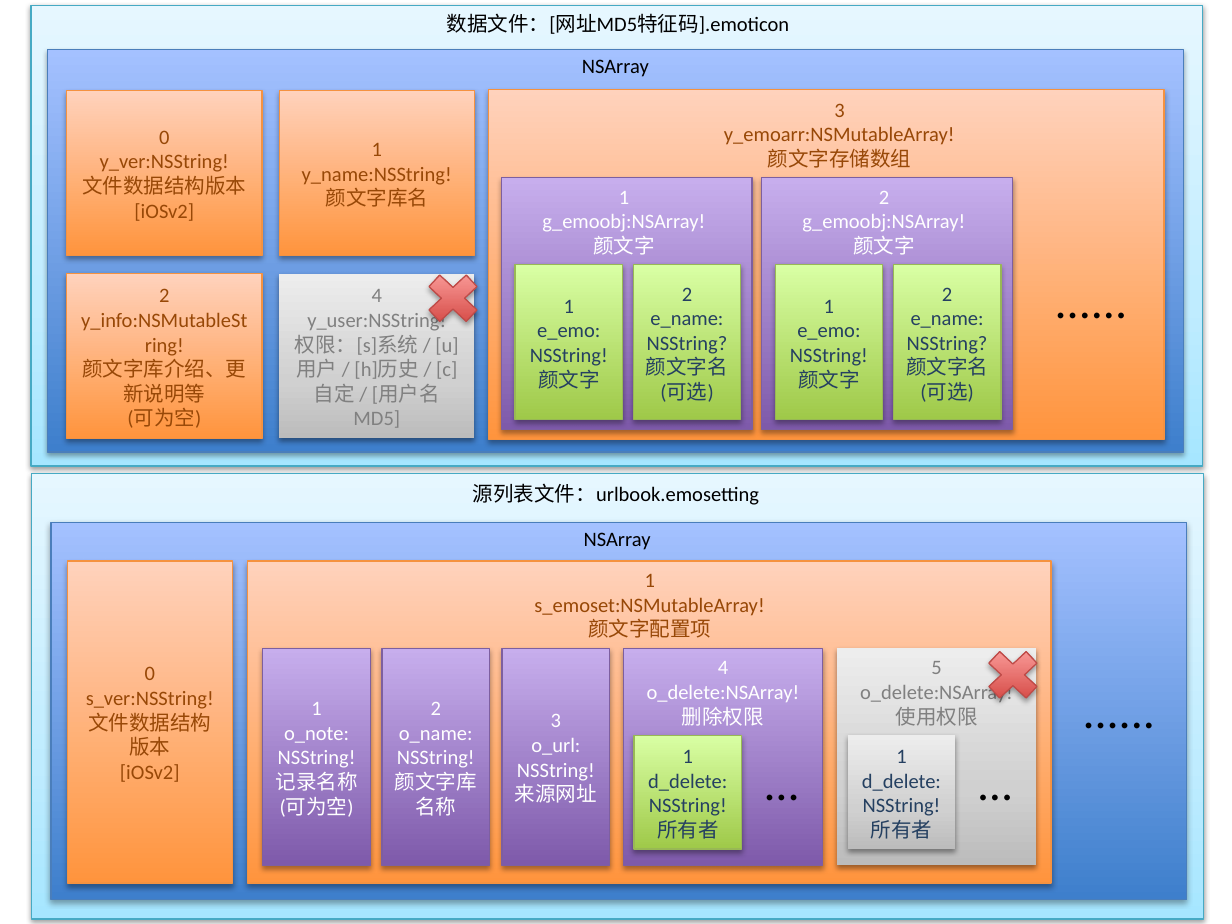
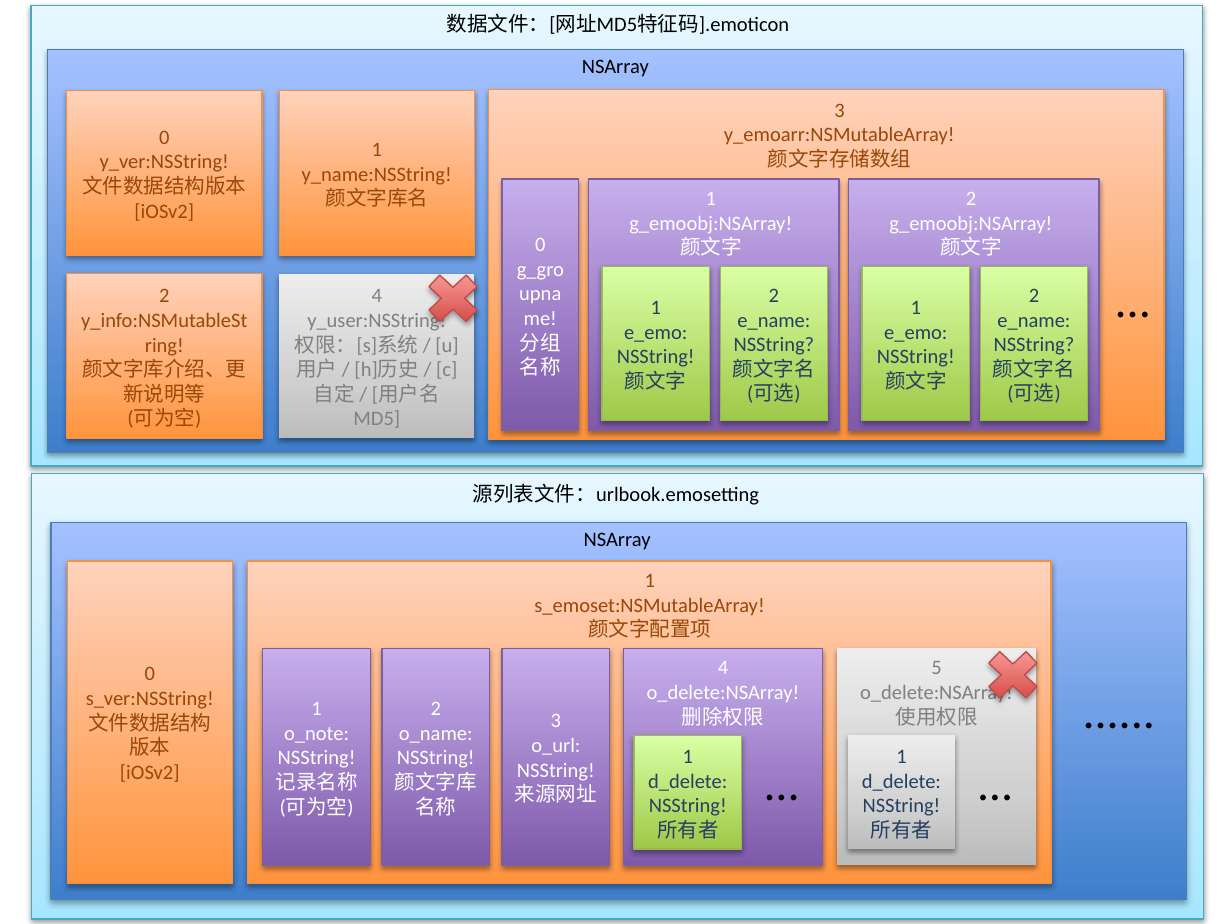
Before and after one commit to cloud-emoticon/cloudemoticon-ios, a slide deck: slide 1 of 设计/云颜文字iOS2数据结构设计.pptx. Drawn at 1232x924 pixels with LibreOffice and Linux fonts; fonts in the diff are those of the drawing. Boxes give left, top, right and bottom in pixels: in the first picture for what was removed or moved away, otherwise in the second. Text is boxed around its words. In the diff, an @@ line names an element or a change of style, - is before the commit and + after.

```diff
--- a/设计/云颜文字iOS2数据结构设计.pptx
+++ b/设计/云颜文字iOS2数据结构设计.pptx
@@ rectangle added at (x1=503, y1=179, x2=579, y2=430), fill gradient #7F5BAB to #C8B0ED, outline #7D60A0 0.75 pt, 12 pt, text #FFFFFF @@
+0
+g_groupname!
+分组名称
@@ 3 rectangles, 1 text moved together from (x1=501, y1=177, x2=882, y2=429) to (x1=588, y1=179, x2=970, y2=430) @@
@@ 3 rectangles, 1 text moved together from (x1=633, y1=177, x2=1013, y2=429) to (x1=721, y1=179, x2=1100, y2=430) @@
@@ text at (x1=1103, y1=264, x2=1164, y2=334): text changed @@
-......
+...
```
Also in this commit, not shown: 4 other files.
